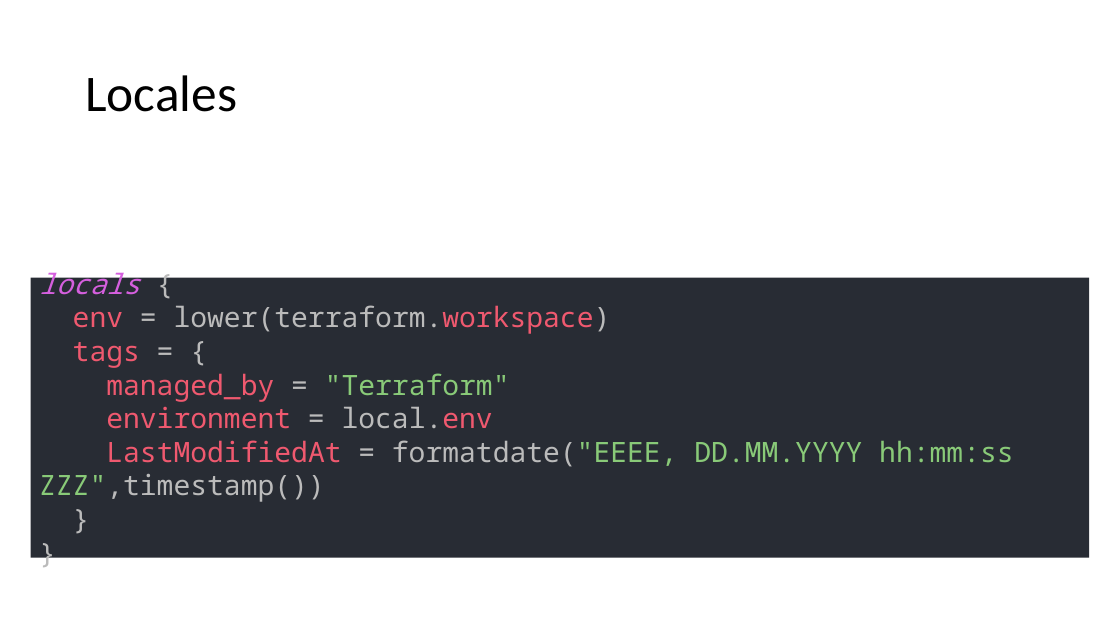
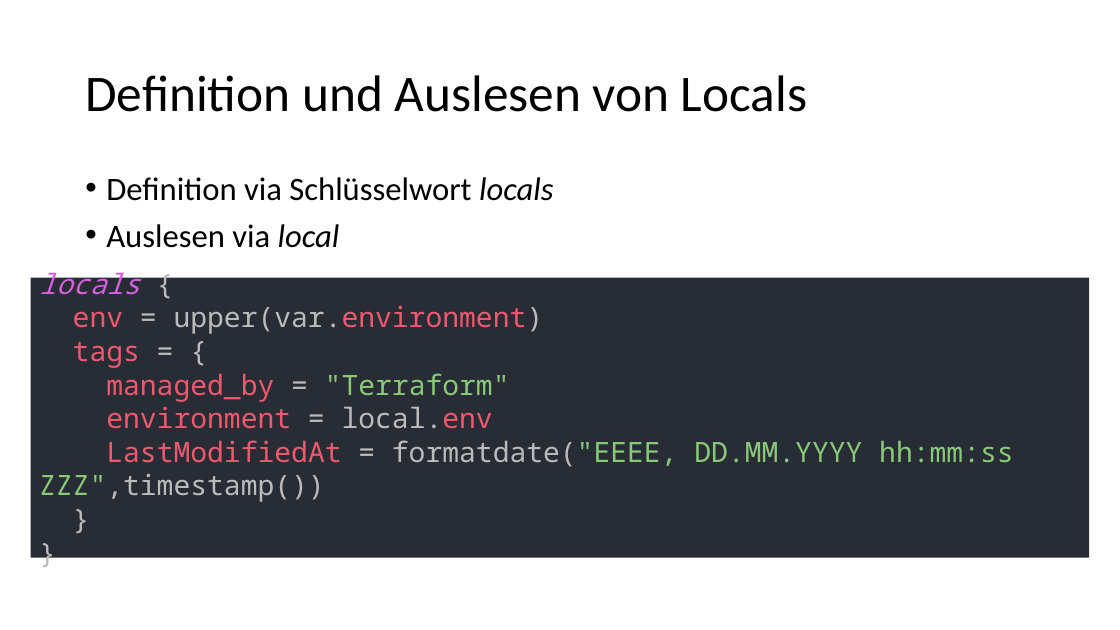
Before and after one commit to djakielski/terraform-schulung, a slide deck: slide 9 of Modul_4_Variables/Variables.pptx (slide 5 before the commit). Drawn at 1120x630 pixels with LibreOffice and Linux fonts; fonts in the diff are those of the drawing. Boxes give left, top, right and bottom in pixels: in the first picture for what was removed or moved away, otherwise in the second. Text is boxed around its words. In the diff, an @@ line names an element or a change of style, - is before the commit and + after.

```diff
--- a/Modul_4_Variables/Variables.pptx
+++ b/Modul_4_Variables/Variables.pptx
@@ title at box(85, 75, 807, 112): text changed @@
-Locales
+Definition und Auslesen von Locals
@@ text added at box(106, 177, 554, 248), 28 pt, text #000000 @@
+• Definition via Schlüsselwort locals
+• Auslesen via local
@@ text in rectangle at box(39, 267, 1013, 502): text changed; text colour #BBBBBB to #EF596F @@
-locals {
-env = lower(terraform.workspace)
-tags = {
-managed_by = "Terraform"
-environment = local.env
-LastModifiedAt = formatdate("EEEE, DD.MM.YYYY hh:mm:ss ZZZ",timestamp())
-}
-}
+locals {
+env = upper(var.environment)
+tags = {
+managed_by = "Terraform"
+environment = local.env
+LastModifiedAt = formatdate("EEEE, DD.MM.YYYY hh:mm:ss ZZZ",timestamp())
+}
+}
```
Also in this commit, not shown: 3 other slides changed, 4 slides added.
